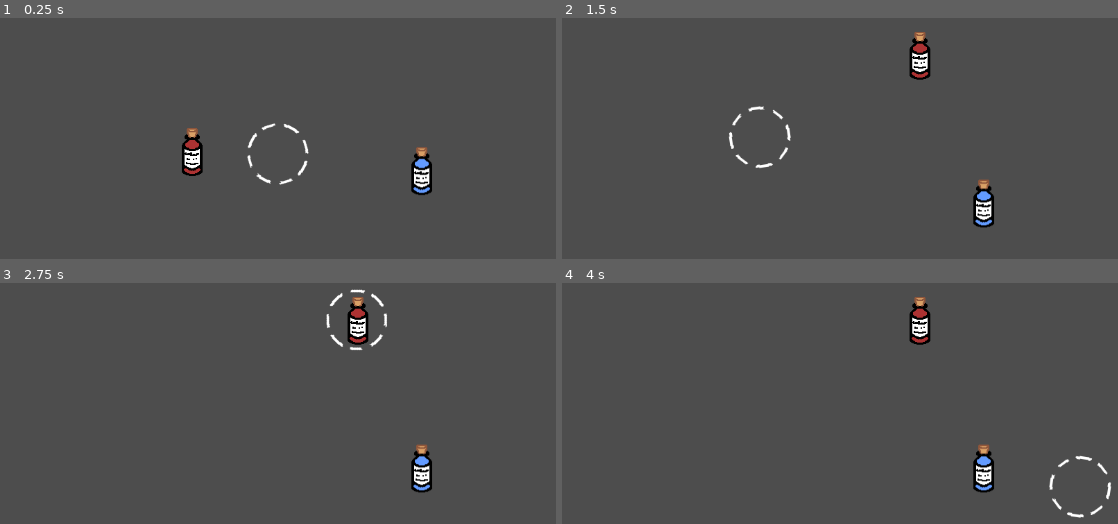
Above: before the commit, frames 1-4 (two rows, left to right).
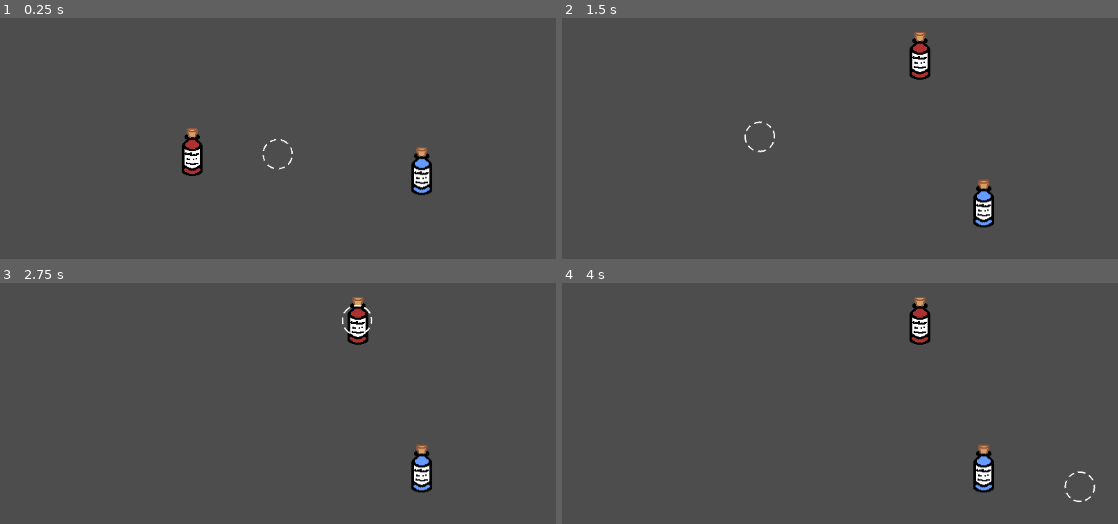
Above: after the commit, the same moments.

Repository: DonJam14/GoatedGame
Game: Godot game, scene res://Scenes/Daytime/kitchen.tscn
The game is run twice, just before and just after one commit, with the same random seed, the same clock (stepped at 60 frames per second) and the same inputs.
Inputs (mouse positions are in pixels of both pictures, inside the frame that each line leads up to):
- Up to frame 1 (0.25 s): no input
- Up to frame 2 (1.5 s): drag from (751, 150) to (917, 56) at 0.52 s; drag from (678, 177) to (917, 54) at 1.27 s
- Up to frame 3 (2.75 s): move the mouse to (355, 321) at 2.02 s; press the mouse at (355, 321) at 2.03 s
- Up to frame 4 (4 s): release the mouse at (917, 321) at 2.75 s; drag from (801, 509) to (600, 352) at 2.77 s; tap Enter at 3.5 s; move the mouse to (1079, 487) at 3.52 s; press the mouse at (1079, 487) at 3.53 s

The runs differ from the first frame. In frame 1, 0.4% of the frame differs, in the area x 44-56%, y 43-70%; in frame 2, 0.4%, in the area x 30-42%, y 36-63%; in frame 3, 0.4%; in frame 4, 0.4%.

Commit message:
Implement PhysicsDraggableNode
Now has nodes that can be dragged using physics in a fun and whacky way - can reduce spring constant to make it a little whackier!
There is a small bug but in a magic setting surely it's fine teehee

Diff:
--- a/Scenes/Daytime/kitchen.tscn
+++ b/Scenes/Daytime/kitchen.tscn
@@ -30,13 +30,6 @@
 position = Vector2(15.5, 97)
 shape = SubResource("RectangleShape2D_vu8q7")
 
-[node name="Crosshair" type="Node2D" parent="."]
-position = Vector2(226, 93)
-script = ExtResource("1_kl1mh")
-
-[node name="crosshair_texture" type="Sprite2D" parent="Crosshair"]
-texture = ExtResource("1_i537j")
-
 [node name="Bottle" type="Node2D" parent="."]
 position = Vector2(453, 323)
 script = ExtResource("3_gu2ot")
@@ -55,6 +48,8 @@
 position = Vector2(784, 322)
 collision_layer = 2
 collision_mask = 5
+input_pickable = true
+lock_rotation = true
 script = ExtResource("5_ogphn")
 metadata/_edit_group_ = true
 
@@ -65,4 +60,14 @@
 [node name="Sprite2D" type="Sprite2D" parent="PhysicsBottle"]
 texture = ExtResource("5_m03mi")
 
+[node name="Crosshair" type="Node2D" parent="."]
+position = Vector2(226, 93)
+script = ExtResource("1_kl1mh")
+
+[node name="crosshair_texture" type="Sprite2D" parent="Crosshair"]
+scale = Vector2(0.5, 0.5)
+texture = ExtResource("1_i537j")
+
 [connection signal="input_event" from="Bottle/Area2D" to="Bottle" method="_on_area_2d_input_event"]
+[connection signal="mouse_entered" from="PhysicsBottle" to="PhysicsBottle" method="_on_mouse_entered"]
+[connection signal="mouse_exited" from="PhysicsBottle" to="PhysicsBottle" method="_on_mouse_exited"]
--- a/Scripts/Classes/PhysicsDraggableNode.gd
+++ b/Scripts/Classes/PhysicsDraggableNode.gd
@@ -2,6 +2,25 @@
 extends RigidBody2D
 
 ## Same as a draggable node- but with physics
-const SPRING_CONSTANT := 500
+const SPRING_CONSTANT := 200
+var has_mouse: bool = false
+var held: bool = false
+var awaiting_release = false
+#func apply_impulse_to_mouse() -> void:
+	#self.apply_central_impulse(SPRING_CONSTANT * get_local_mouse_position() - self.linear_velocity / 4)
 
-# finish this up
+func _physics_process(delta: float) -> void:
+	if Input.is_action_pressed("left_click") and (self.has_mouse or self.awaiting_release):
+		held = true
+		self.apply_central_impulse(SPRING_CONSTANT * get_local_mouse_position() * delta - self.linear_velocity / 4)
+	elif Input.is_action_just_released("left_click"):
+		self.awaiting_release = false
+		#for some reason if the object is perfectly still it just floats there? i'm chill w it but yeah
+
+func _on_mouse_entered() -> void:
+	self.has_mouse = true
+
+func _on_mouse_exited() -> void:
+	self.has_mouse = false
+	if Input.is_action_pressed("left_click"):
+		self.awaiting_release = true
